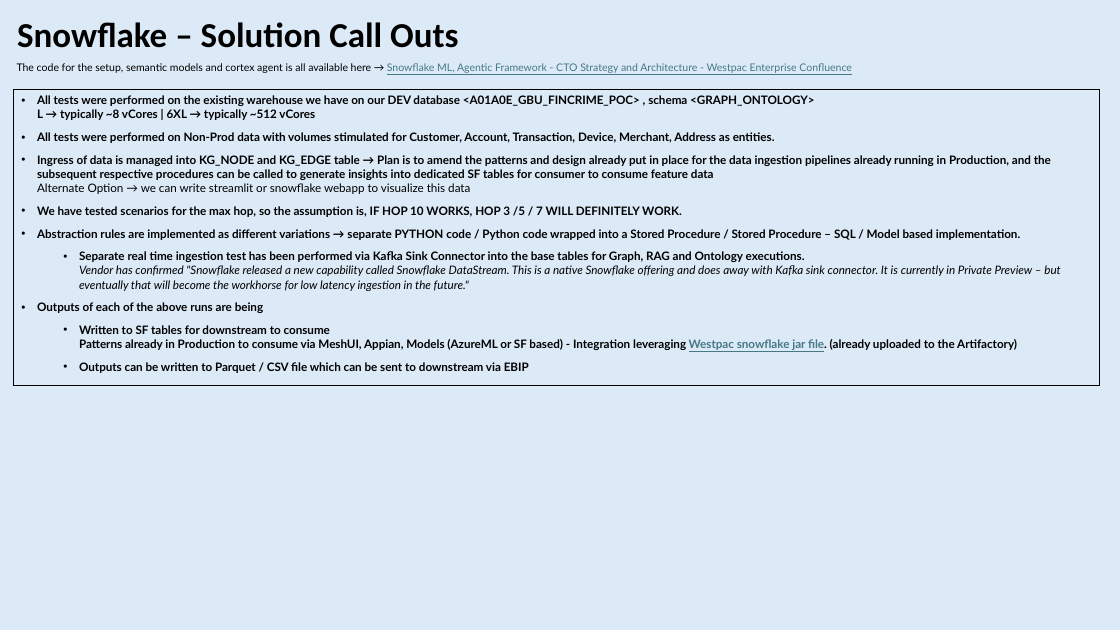
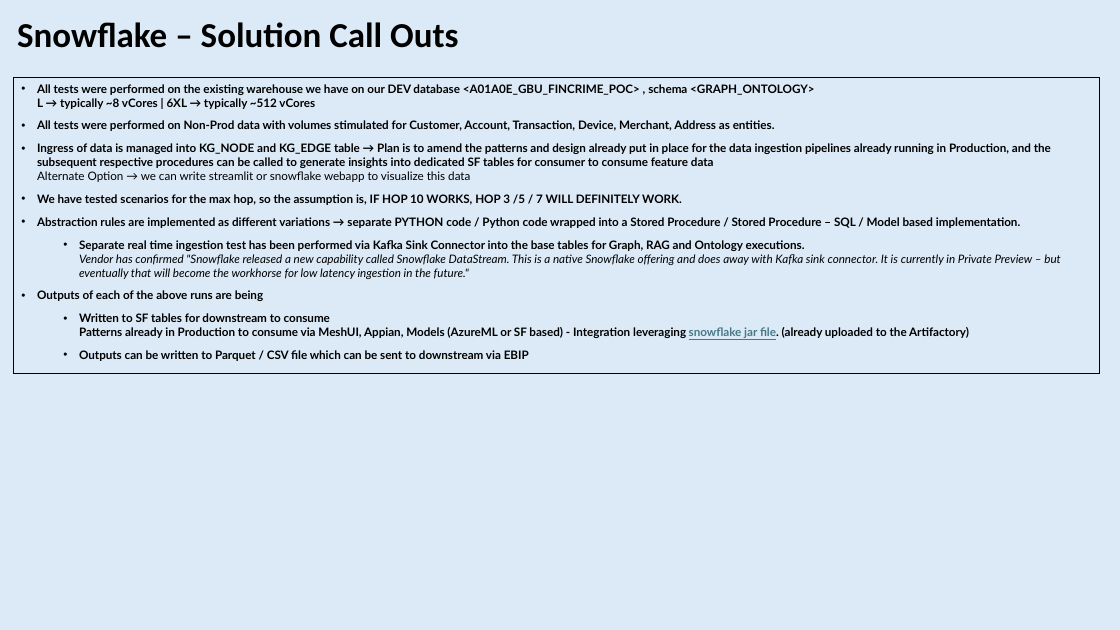
Before and after one commit to ashishachopra/Concepts, a slide deck: slide 4 of GRAPH,GRAPHRAG,ONTOLOGY.pptx. Drawn at 1120x630 pixels with LibreOffice and Linux fonts; fonts in the diff are those of the drawing. Boxes give left, top, right and bottom in pixels: in the first picture for what was removed or moved away, otherwise in the second. Text is boxed around its words. In the diff, an @@ line names an element or a change of style, - is before the commit and + after.

```diff
--- a/GRAPH,GRAPHRAG,ONTOLOGY.pptx
+++ b/GRAPH,GRAPHRAG,ONTOLOGY.pptx
@@ rectangle "All tests were performed on ...": place and size @@
-rectangle "All tests were performed on ..." at (13, 89, 1101, 385)
+rectangle "All tests were performed on ..." at (13, 77, 1101, 373)
@@ text removed at (17, 63, 852, 73) @@
-The code for the setup, semantic models and cortex agent is all available here → Snowflake ML, Agentic Framework - CTO Strategy and Architecture - Westpac Enterprise Confluence
@@ text in rectangle at (79, 313, 969, 338): text changed @@
-  • Written to SF tables for downstream to consume
-    Patterns already in Production to consume via MeshUI, Appian, Models (AzureML or SF based) - Integration leveraging Westpac snowflake jar file. (already uploaded to the Artifactory)
+  • Written to SF tables for downstream to consume
+    Patterns already in Production to consume via MeshUI, Appian, Models (AzureML or SF based) - Integration leveraging snowflake jar file. (already uploaded to the Artifactory)
```
Also in this commit, not shown: 12 other slides changed, 8 other files.
